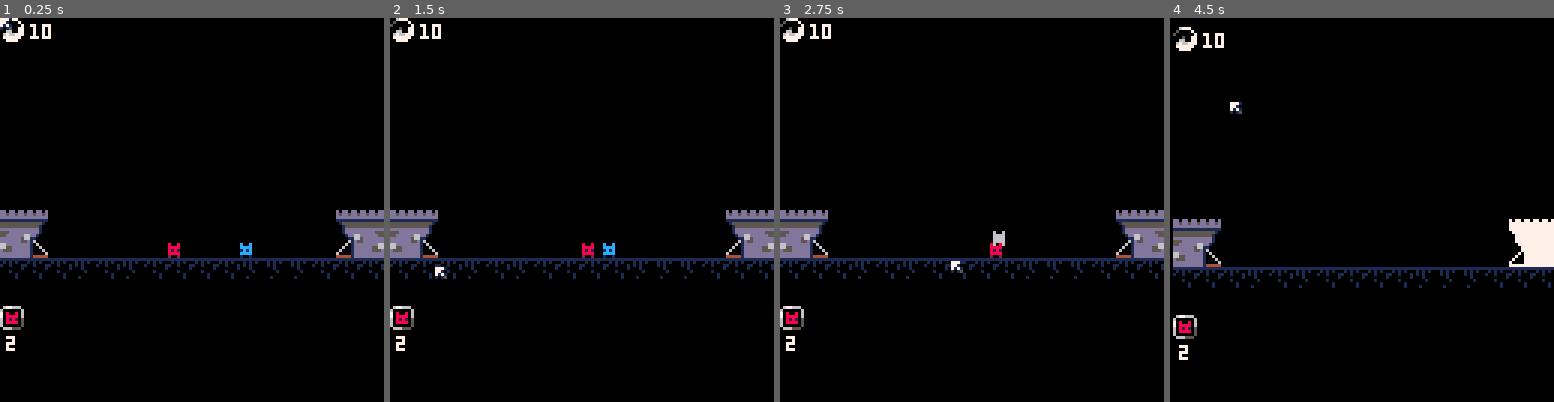
Above: before the commit, frames 1-4 (left to right).
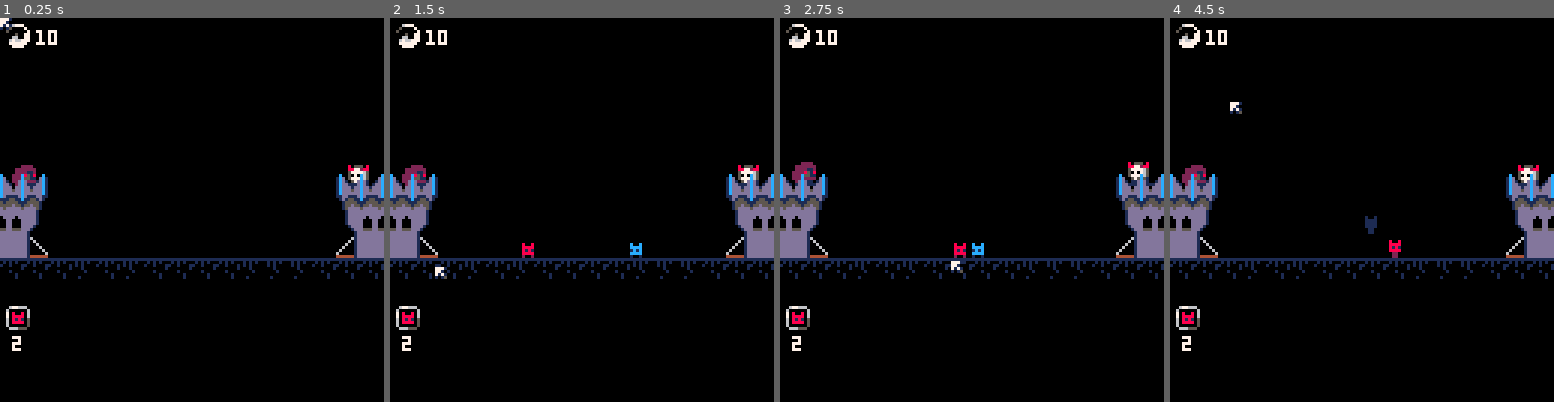
Above: after the commit, the same moments.

Repository: belen-albeza/ldjam-55
Game: PICO-8 cartridge ld55.p8
Same seed, same stepped clock (60 frames per second), same inputs: the game is played once before the commit and once after it.
Inputs (mouse positions are in pixels of both pictures, inside the frame that each line leads up to):
- Up to frame 1 (0.25 s): no input
- Up to frame 2 (1.5 s): click (670, 121) at 0.67 s; click (436, 267) at 1.22 s
- Up to frame 3 (2.75 s): click (887, 114) at 1.77 s; click (952, 259) at 2.32 s
- Up to frame 4 (4.5 s): click (1404, 106) at 2.87 s; click (1465, 256) at 3.42 s; click (1231, 102) at 3.97 s

The runs differ from the first frame. In frame 1, 4.8% of the frame differs, in the area x 0-100%, y 0-87%; in frame 2, 5.0%; in frame 3, 5.1%; in frame 4, 9.1%, in the area x 0-100%, y 1-90%.

Commit message:
revamp the towers

Diff:
--- a/ld55.p8
+++ b/ld55.p8
@@ -53,10 +53,10 @@
 	spawn_tower(0)
 	spawn_tower(112)
 
-	make_button(0,96,17,on_small_click,"2")
-
-	spawn_minion(50,80,1)
-	spawn_minion(90,80,-1)
+	make_button(2,96,17,on_small_click,"2")
+
+	spawn_minion(0,80,1)
+	spawn_minion(128,80,-1)
 end
 -->8
 -- minions
@@ -255,14 +255,28 @@
 
 -- towers ------------
 
-function draw_tower(t)
-	if t.flash>0 then
+function draw_tower(tw)
+	draw_necromancer(tw)
+
+	if tw.flash>0 then
 		for i=1,15 do pal(i,7) end
 	end
 
-	local flipx=t.x>64
-	spr(64,t.x,64,2,2,flipx)
+	local flipx=tw.x>64
+	spr(64,tw.x,48,2,4,flipx)
 	pal()
+end
+
+function draw_necromancer(tw)
+	local offset_y=(t%10)/5
+	local x=tw.x+4
+	local wzd=67
+
+	if tw.x>64 then
+		wzd=68
+	end
+
+	spr(wzd,x,48+offset_y)
 end
 
 function update_tower(t)
@@ -347,8 +361,8 @@
 end
 
 function draw_souls()
-	spr(3,0,0)
-	print(souls,10,2,7)
+	spr(3,2,2)
+	print(souls,12,4,7)
 end
 
 function draw_button(b)
Not shown, changed: 32 lines of the sprite sheet (__gfx__) section of ld55.p8
